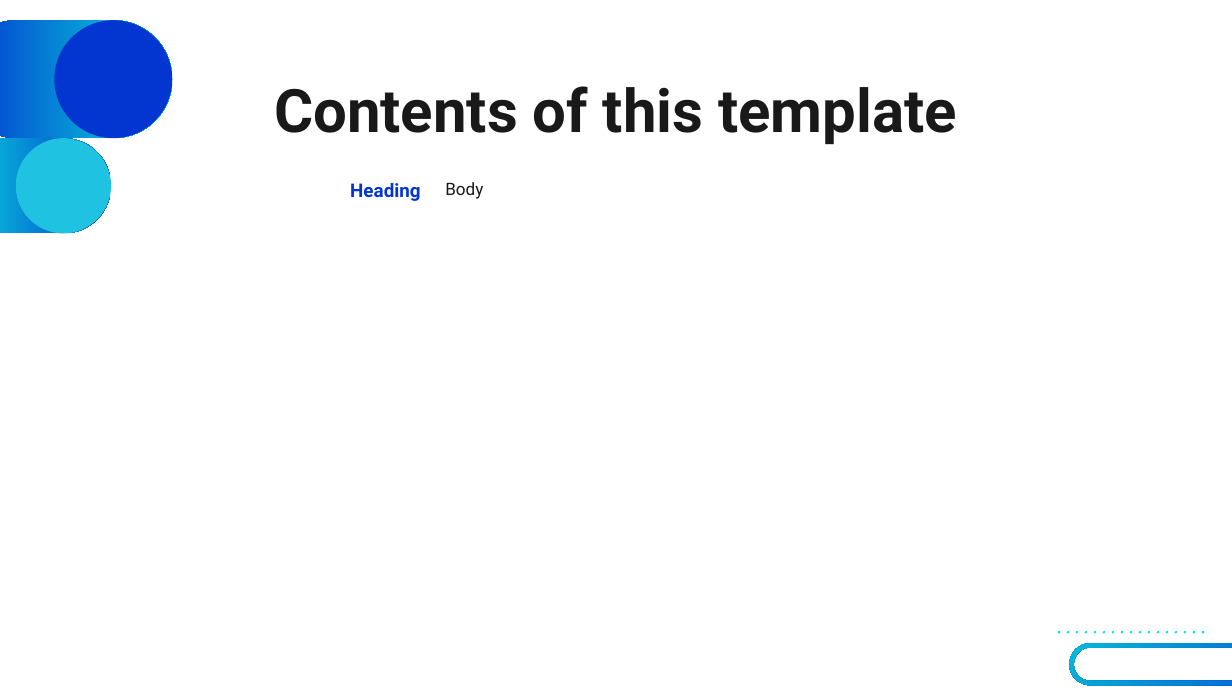
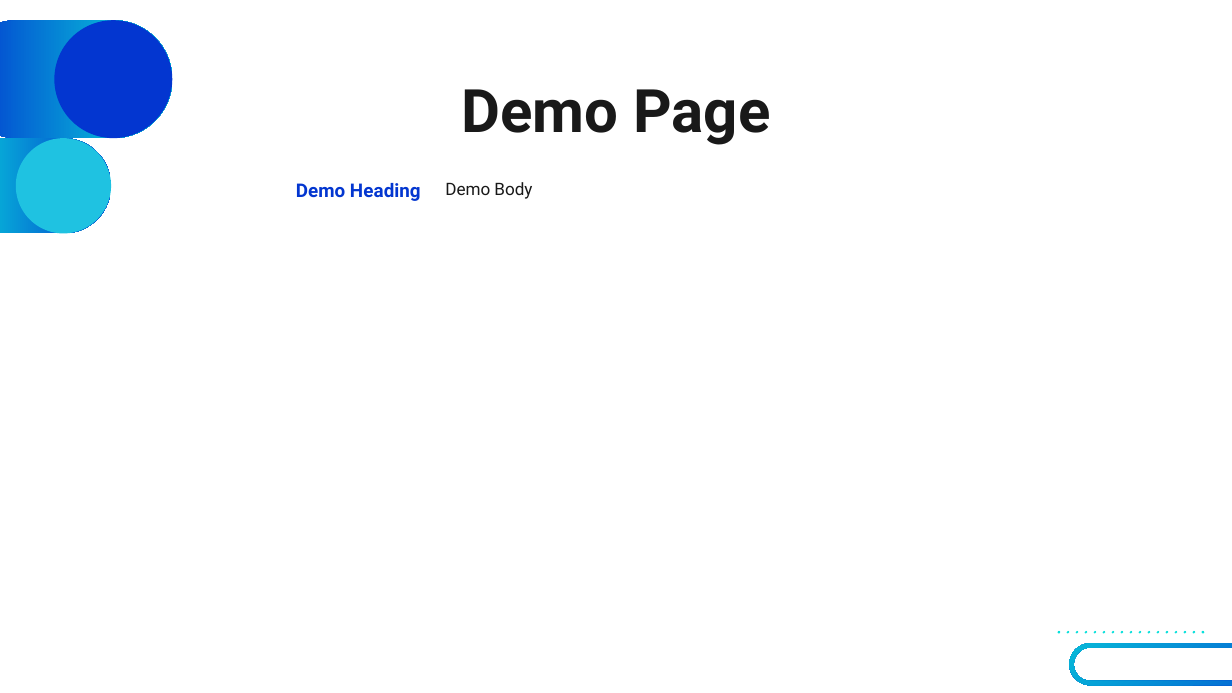
Before and after one commit to ctoriola/synoptic-webapp, a slide deck: slide 2 of template1.pptx. Drawn at 1232x693 pixels with LibreOffice and Linux fonts; fonts in the diff are those of the drawing. Boxes give left, top, right and bottom in pixels: in the first picture for what was removed or moved away, otherwise in the second. Text is boxed around its words. In the diff, an @@ line names an element or a change of style, - is before the commit and + after.

```diff
--- a/template1.pptx
+++ b/template1.pptx
@@ title at box(461, 89, 770, 145): text changed @@
-Contents of this template
+Demo Page
@@ table at box(96, 168, 1136, 230) @@
-row 1, column 1: Heading
+row 1, column 1: Demo Heading
-row 1, column 2: Body
+row 1, column 2: Demo Body
```
Also in this commit, not shown: 1 other file.
